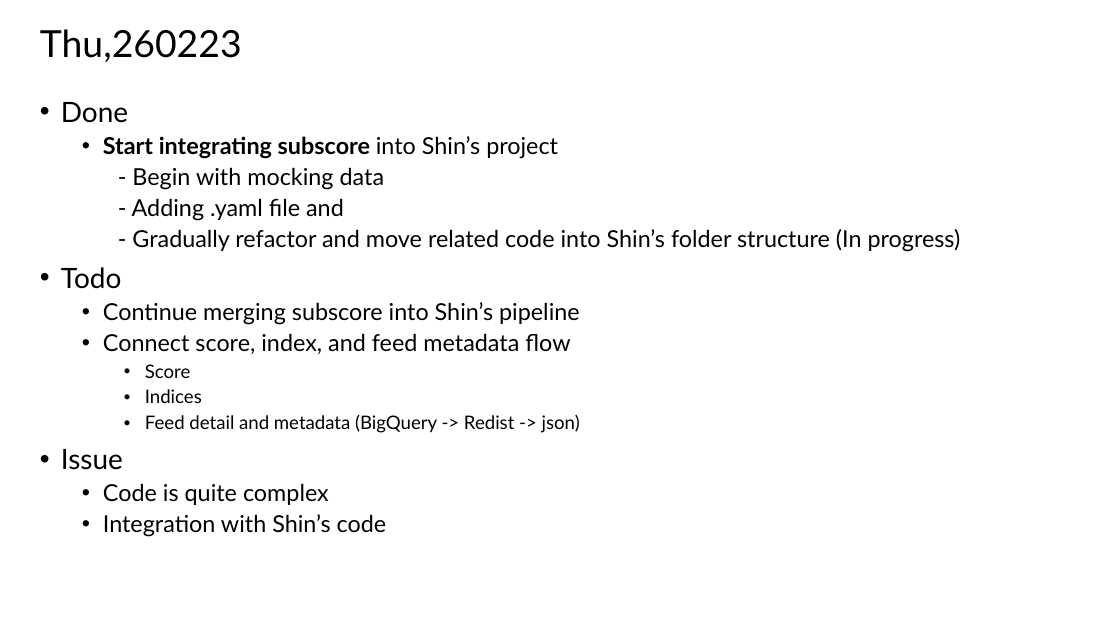
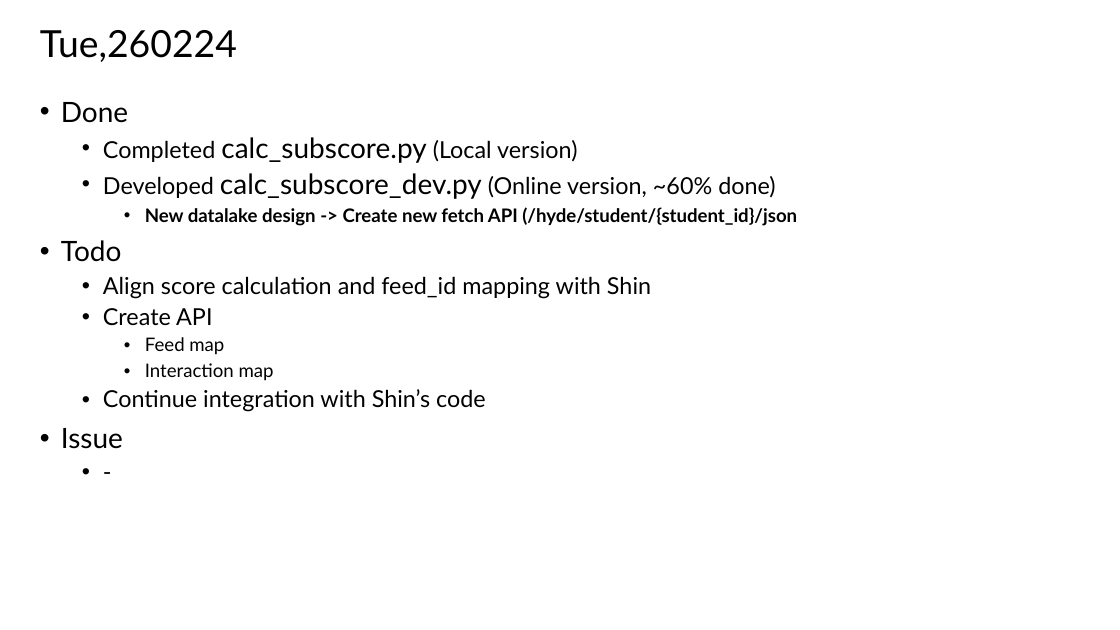
Before and after one commit to TunKedsaro/Hyde, a slide deck: slide 50 of logs/Ghostdeck.pptx. Drawn at 1120x630 pixels with LibreOffice and Linux fonts; fonts in the diff are those of the drawing. Boxes give left, top, right and bottom in pixels: in the first picture for what was removed or moved away, otherwise in the second. Text is boxed around its words. In the diff, an @@ line names an element or a change of style, - is before the commit and + after.

Commit message:
fix(api) : update api feature to keep new format of hyde and metadata

```diff
--- a/logs/Ghostdeck.pptx
+++ b/logs/Ghostdeck.pptx
@@ title at [40, 30, 237, 62]: text changed @@
-Thu,260223
+Tue,260224
@@ text at [103, 137, 797, 226]: text changed; size 20 to 16 pt @@
-  • Start integrating subscore into Shin’s project
-  - Begin with mocking data
-  - Adding .yaml file and
-  - Gradually refactor and move related code into Shin’s folder structure (In progress)
+  • Completed calc_subscore.py (Local version)
+  • Developed calc_subscore_dev.py (Online version, ~60% done)
+    • New datalake design -> Create new fetch API (/hyde/student/{student_id}/json
@@ text at [103, 276, 651, 412]: text changed @@
-  • Continue merging subscore into Shin’s pipeline
-  • Connect score, index, and feed metadata flow
-    • Score
-    • Indices
-    • Feed detail and metadata (BigQuery -> Redist -> json)
+  • Align score calculation and feed_id mapping with Shin
+  • Create API
+    • Feed map
+    • Interaction map
+  • Continue integration with Shin’s code
@@ text at [103, 483, 387, 537]: text changed @@
-  • Code is quite complex
-  • Integration with Shin’s code
+  • -
```
Also in this commit, not shown: 2 other slides changed, 3 other files.
